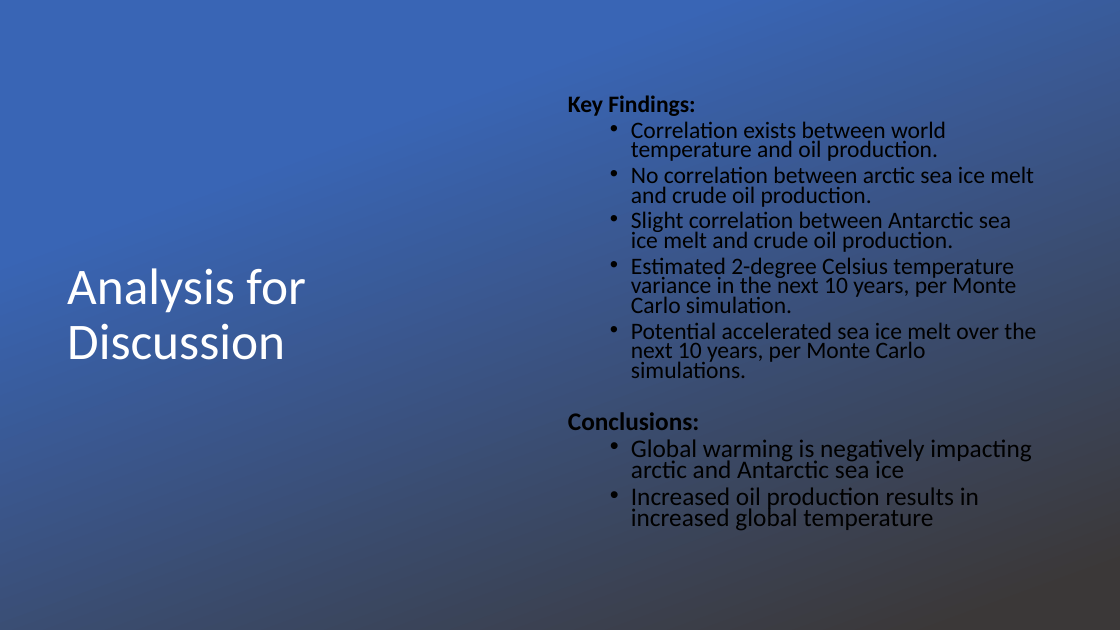
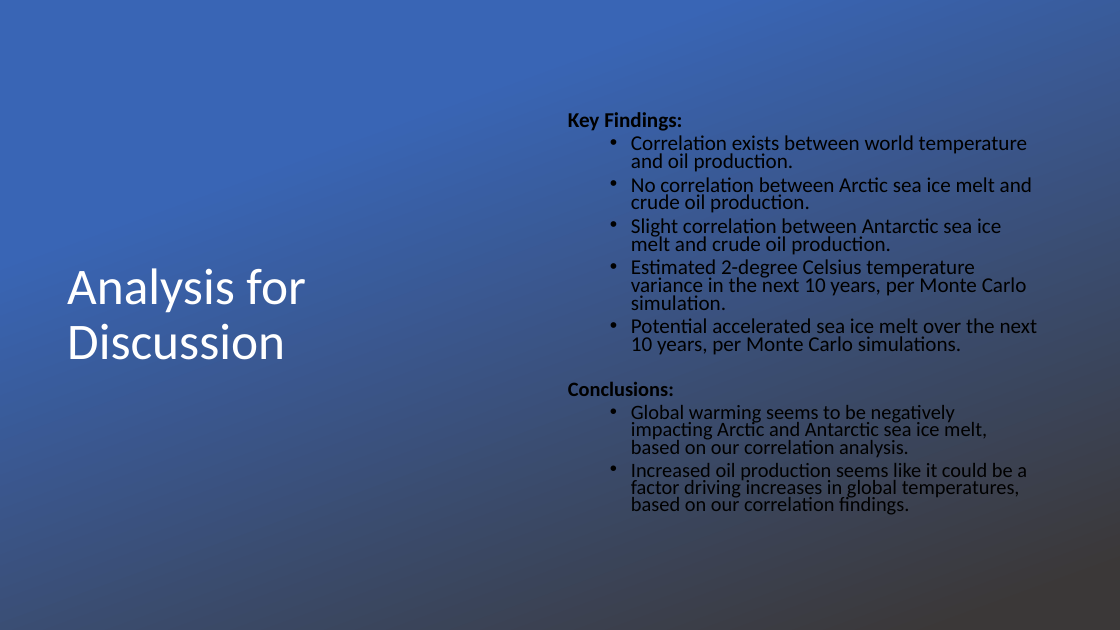
Before and after one commit to hageslel/project_one, a slide deck: slide 7 of Project 1 Presentation.pptx (slide 8 before the commit). Drawn at 1120x630 pixels with LibreOffice and Linux fonts; fonts in the diff are those of the drawing; background and template pictures are left out. Boxes give left, top, right and bottom in pixels: in the first picture for what was removed or moved away, otherwise in the second. Text is boxed around its words. In the diff, an @@ line names an element or a change of style, - is before the commit and + after.

```diff
--- a/Project 1 Presentation.pptx
+++ b/Project 1 Presentation.pptx
@@ text at box(568, 112, 1038, 396): size 20.1 to 18.1 pt in "Key Findings:", "Correlation exists between world temperature and oil ...", "Slight correlation between Antarctic sea ice melt ...", "Estimated 2-degree Celsius temperature variance in the ..." and 1 more places; size 21.7 to 17.5 pt in "Conclusions:" @@
@@ text at box(631, 177, 1032, 213): text changed; size 20.1 to 18.1 pt @@
-  • No correlation between arctic sea ice melt and crude oil production.
+  • No correlation between Arctic sea ice melt and crude oil production.
@@ text at box(631, 405, 1027, 514): text changed; size 21.7 to 17.5 pt @@
-  • Global warming is negatively impacting arctic and Antarctic sea ice
-  • Increased oil production results in increased global temperature
+  • Global warming seems to be negatively impacting Arctic and Antarctic sea ice melt, based on our correlation analysis.
+  • Increased oil production seems like it could be a factor driving increases in global temperatures, based on our correlation findings.
```
Also in this commit, not shown: 4 other slides changed, 1 slide removed.
